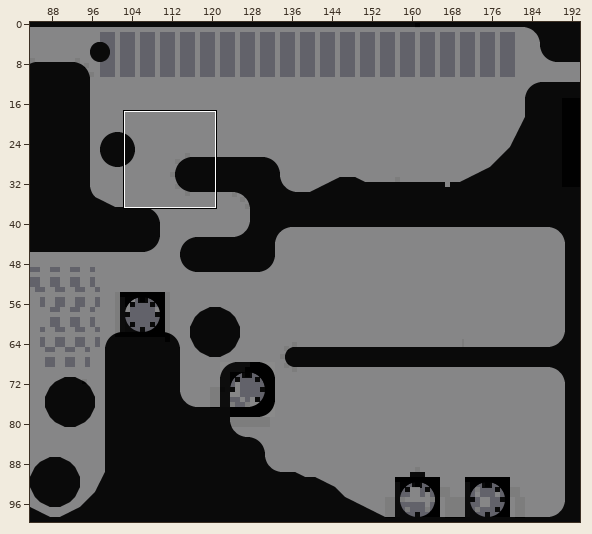
An edit to a level. Tiled map (JSON), app/assets/map/pixel-hill-zone.json. Above, an overview of the earlier version with the close-up marked.
Close-up. Old version:
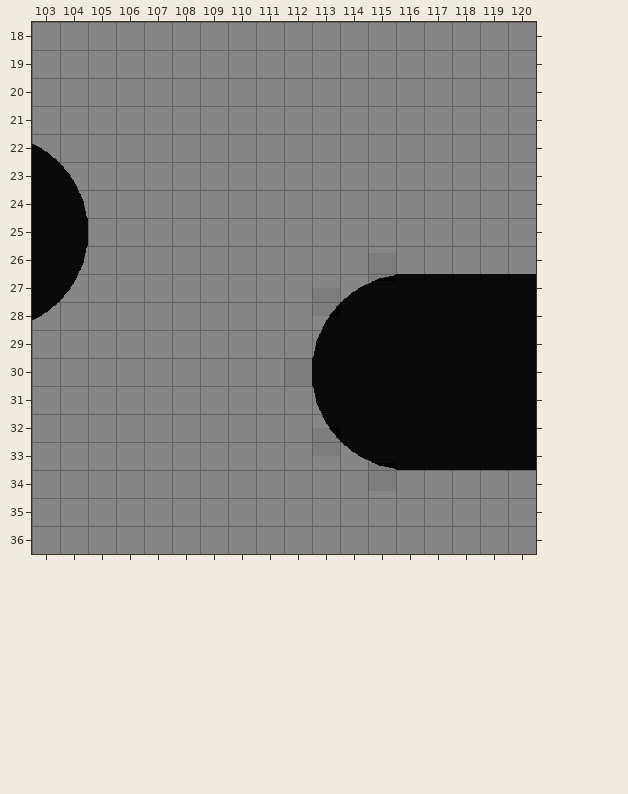
Cells are 32x32 px. Shown: x 103..120, y 18..36. The commit also changed other parts of the map, which this record leaves out.
And afterwards:
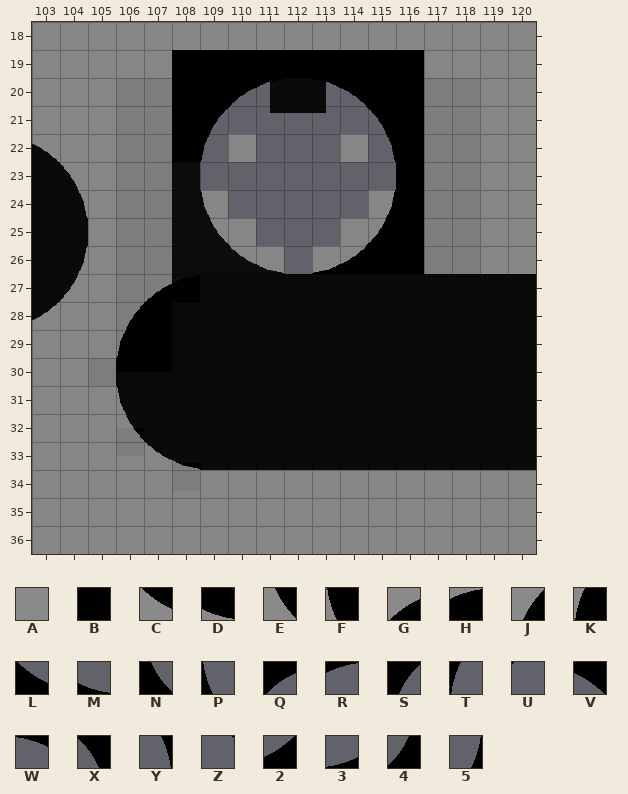
Key: from "testTiles2": A 0, B 1, C 61, D 62, E 63, F 64, G 83, H 84, J 85, K 86, L 98, M 99, N 100, P 101, Q 120, R 121, S 122, T 123, U 131, V 142, W 143, X 144, Y 145, Z 153, 2 164, 3 165, 4 166, 5 167.
_ is an empty cell, # one hidden under a higher layer, . an unchanged one.
Objects are placed by their top-left corner, in cells (3,4 is the top-left corner of cell 3,4); size is 1x1 cell unless given.
Difference:
--- layer "objects"
-B "ring" at 115,26.2
+B "ring" at 108,26.2
-B "ring" at 113,27.5
+B "ring" at 106,27.5
-B "ring" at 112,30
+B "ring" at 105,30
-B "ring" at 113,32.5
+B "ring" at 106,32.5
-B "ring" at 115,33.8
+B "ring" at 108,33.8
+B "layer-switch" at 111.5,19.8 size 2x1.5
+B "layer-switch" at 106,20 size 2x10.5
--- layer "Base"
@@ x 106..116 @@
-20 ..AAAAAAAAA
-21 ..AAAAAAAAA
-22 ..AA.AAA.AA
-23 ...AAAAAAA.
-24 ....AAAAA..
-25 .....AAA...
-26 ......A....
-27 .AAAAAAAGH.
-28 AAAAAAAJ...
-29 AAAAAAAK...
-30 AAAAAAA....
-31 AAAAAAAF...
-32 AAAAAAAE...
-33 .AAAAAAACD.
+20 ..BBQR_WV##
+21 ..BSU___ZX#
+22 ..BT.___.Y#
+23 ..._______.
+24 ...._____..
+25 .....___...
+26 ......_....
+27 .GHBBBBBBB.
+28 JBBBBBBB...
+29 KBBBBBBB...
+30 BBBBBBB....
+31 FBBBBBBB...
+32 EBBBBBBB...
+33 .CDBBBBBBB.
--- layer "Layer A"
@@ x 108..114 @@
-20 ____...
-21 ___..._
-22 __.....
-23 _......
-24 __.....
-25 __.....
-26 ____...
-27 _......
+20 BBQR...
+21 BSU...Z
+22 BT.....
+23 B......
+24 BP.....
+25 BN.....
+26 BBLM...
+27 B......
--- layer "Layer B"
@@ x 108..116 @@
-19 _________
-20 .....____
-21 .._...___
-22 .......__
-23 ........_
-24 .......__
-25 .......__
-26 .....____
+19 BBBBBBBBB
+20 .....WVBB
+21 ..U...ZXB
+22 .......YB
+23 ........B
+24 .......5B
+25 .......4B
+26 .....32BB
Changed places in both close-ups, as pixel boxes (x1, y1, x2, y2):
changed: (88, 50, 424, 491)
